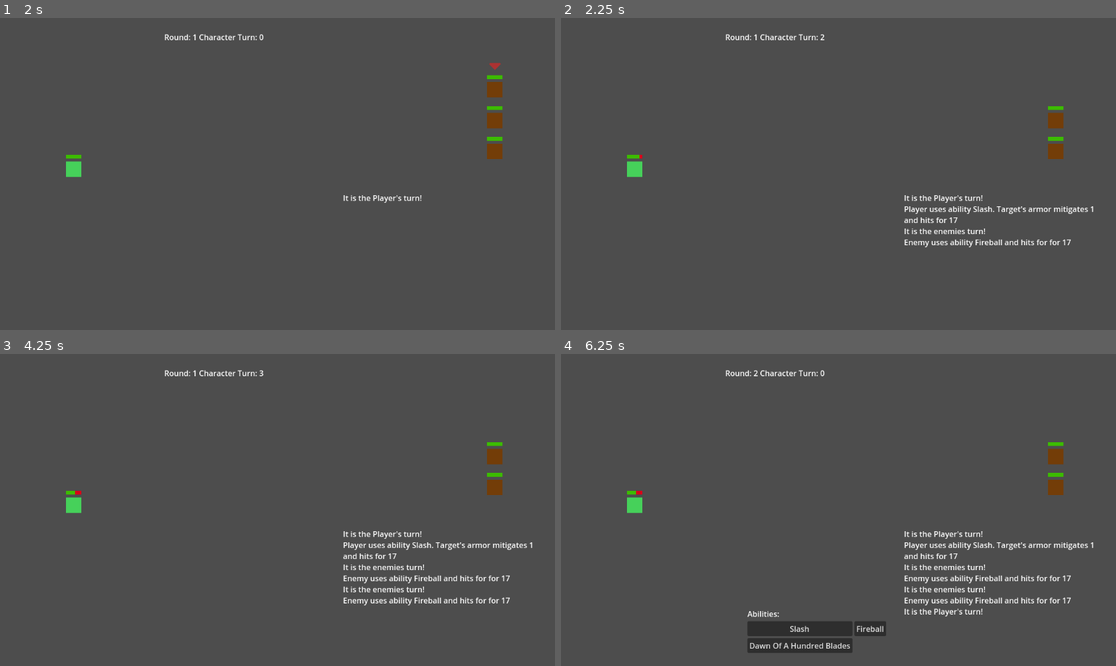
Above: before the commit, frames 1-4 (two rows, left to right).
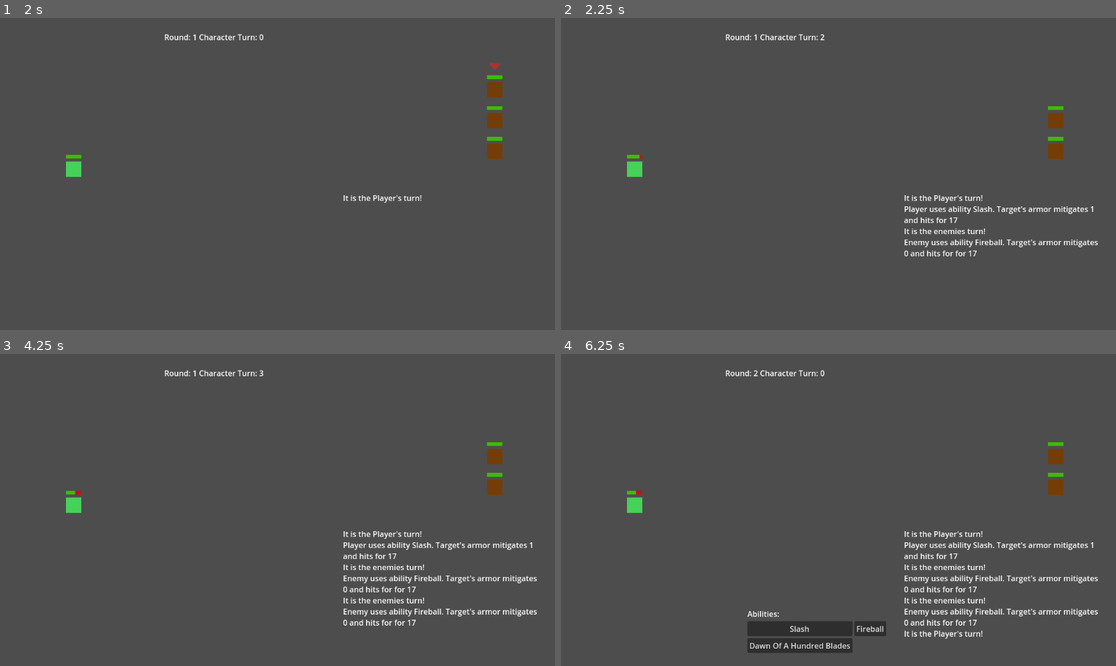
Above: after the commit, the same moments.

Repository: wildbeard/rpg
Game: Godot game, scene res://Scenes/SceneSwitcher.tscn
The game is run twice, just before and just after one commit, with the same random seed, the same clock (stepped at 60 frames per second) and the same inputs.
Inputs (mouse positions are in pixels of both pictures, inside the frame that each line leads up to):
- Up to frame 1 (2 s): click "Enter Battle" at 0.5 s; click "Slash" at 1.25 s
- Up to frame 2 (2.25 s): tap Enter (ui_accept) at 2 s; move the mouse to (960, 158) at 2.02 s; hold D (move_right) from 2.03 s (still down); click (960, 158) at 2.17 s
- Up to frame 3 (4.25 s): tap Enter (ui_accept) at 2.27, 2.75, 3.02, 3.5 s; move the mouse to (166, 525) at 2.77 s; release D (move_right) at 2.78 s; hold S (move_down) 2.78-3.53 s; move the mouse to (333, 441) at 3.52 s; hold D (move_right) from 3.53 s (still down)
- Up to frame 4 (6.25 s): move the mouse to (810, 572) at 4.27 s; release D (move_right) at 4.28 s; hold W (move_up) 4.28-5.03 s; click (810, 572) at 4.42 s; tap Enter (ui_accept) at 4.52, 5, 5.27, 5.75, 6.02 s; move the mouse to (1005, 556) at 5.02 s; hold A (move_left) from 5.03 s (still down); move the mouse to (672, 463) at 5.77 s

Frame 1 is identical in both runs. In frame 2, 0.3% of the frame differs, in the area x 61-97%, y 70-77%; in frame 3, 1.2%; in frame 4, 1.3%, in the area x 61-97%, y 70-92%.

Commit message:
Add mitigation to player being hit

Diff:
--- a/Scenes/Battle/BattleScene.gd
+++ b/Scenes/Battle/BattleScene.gd
@@ -186,13 +186,15 @@
 	if attacker.abilityBook.isAbilityOnCooldown(ability.name, self.currentRound):
 		ability = attacker.abilityBook.getActiveAbilities().filter(func(a: Ability): return a != ability).pick_random()
 
+	self._print("It is the enemies turn!")
 	var hits: Array[int] = attacker.abilityBook.useAbility(ability)
 
-	for dmg in hits:
+	for hit in hits:
+		var dmg: int = target.mitigateDamage(hit, ability.damage_type)
+		var mitigate: int = hit - dmg
 		self.battleStats.damage_taken += dmg
 
-		self._print("It is the enemies turn!")
-		self._print("Enemy uses ability %s and hits for for %d" % [ability.name, dmg])
+		self._print("Enemy uses ability %s. Target's armor mitigates %d and hits for for %d" % [ability.name, mitigate, dmg])
 		target.getHit(dmg)
 
 	if target.isDead:
--- a/Scenes/Character.gd
+++ b/Scenes/Character.gd
@@ -34,7 +34,11 @@
 	var totalDef: float = 0
 
 	for key in equipment:
-		var item: Equipment = equipment[key]
+		var item = equipment[key]
+
+		# @todo: This is not the way
+		if item is SlotData:
+			item = item.item
 
 		if item is Armor:
 			totalDef += item.getDamageReduction(damageType == Ability.DamageType.PHYSICAL)
